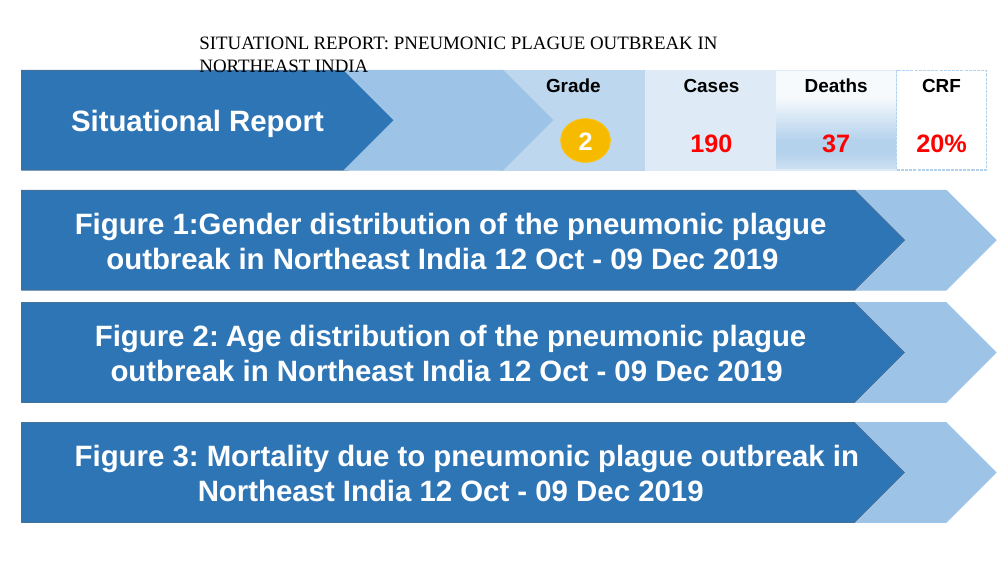
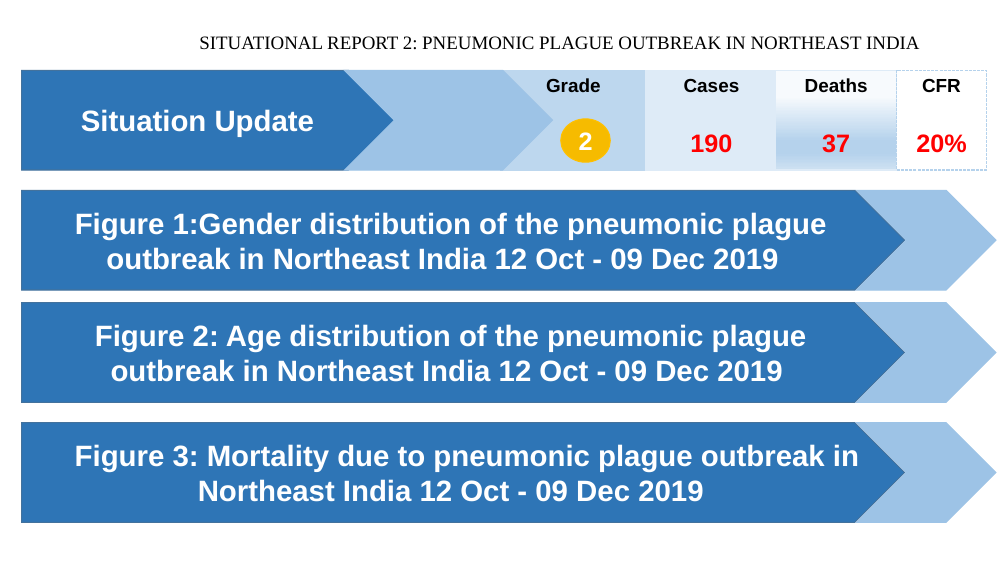
Before and after one commit to Sempa/OutbreakResponse, a slide deck: slide 1 of Resources/arrow_image.pptx. Drawn at 1008x567 pixels with LibreOffice and Linux fonts; fonts in the diff are those of the drawing. Boxes give left, top, right and bottom in pixels: in the first picture for what was removed or moved away, otherwise in the second. Text is boxed around its words. In the diff, an @@ line names an element or a change of style, - is before the commit and + after.

```diff
--- a/Resources/arrow_image.pptx
+++ b/Resources/arrow_image.pptx
@@ text at [199, 36, 919, 50]: text changed @@
-SITUATIONL REPORT: PNEUMONIC PLAGUE OUTBREAK IN NORTHEAST INDIA
+SITUATIONAL REPORT 2: PNEUMONIC PLAGUE OUTBREAK IN NORTHEAST INDIA
@@ text in rectangle at [922, 78, 961, 92]: text changed @@
-CRF
+CFR
@@ text in pentagon arrow at [81, 109, 315, 137]: text changed @@
-Situational Report
+Situation Update
```
Also in this commit, not shown: 6 other files.
